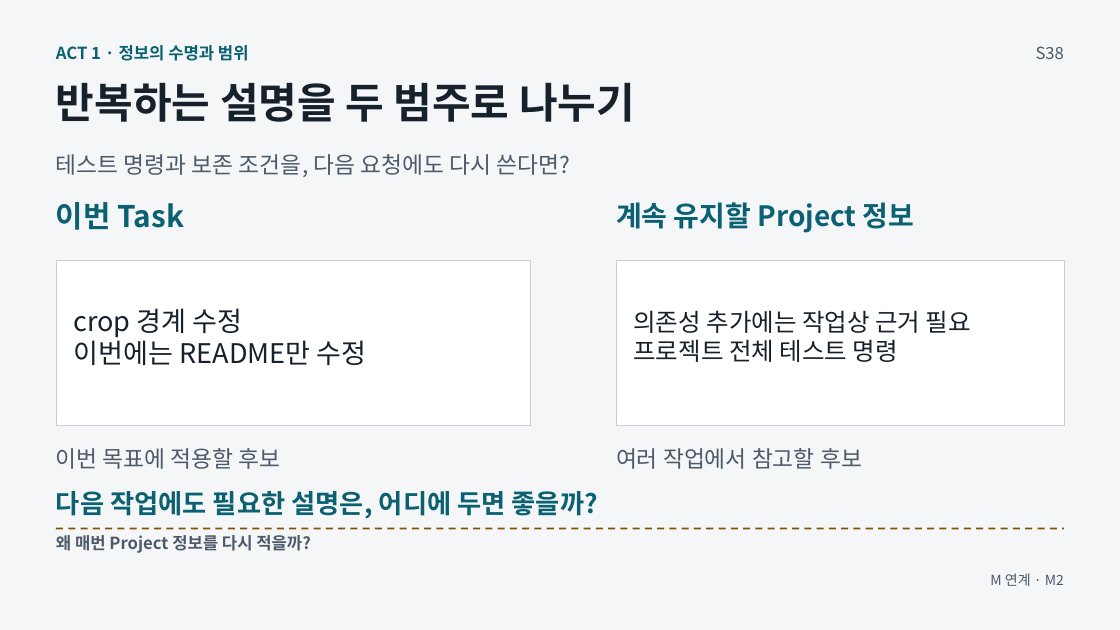
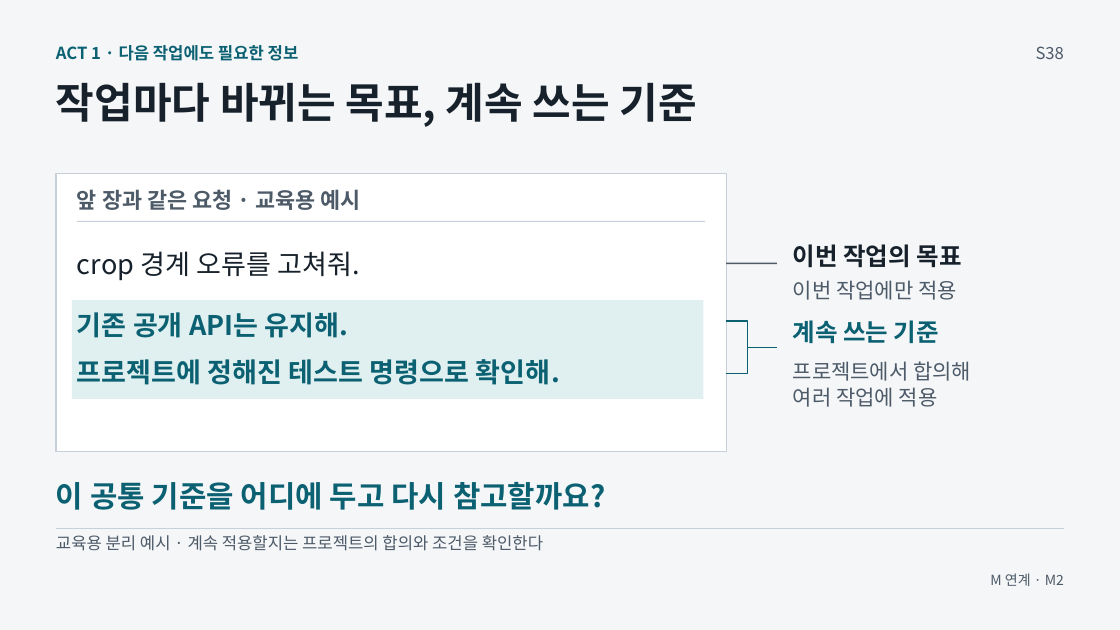
Before and after one commit to GideokKim/ai-dev-training, a slide deck: slide 24 of production/ACT_1.pptx. Drawn at 1120x630 pixels with LibreOffice and Linux fonts; fonts in the diff are those of the drawing. Boxes give left, top, right and bottom in pixels: in the first picture for what was removed or moved away, otherwise in the second. Text is boxed around its words. In the diff, an @@ line names an element or a change of style, - is before the commit and + after.

```diff
--- a/production/ACT_1.pptx
+++ b/production/ACT_1.pptx
@@ text at bbox=[56, 45, 299, 61]: text changed @@
-ACT 1 · 정보의 수명과 범위
+ACT 1 · 다음 작업에도 필요한 정보
@@ text at bbox=[56, 82, 697, 127]: text changed @@
-반복하는 설명을 두 범주로 나누기
+작업마다 바뀌는 목표, 계속 쓰는 기준
@@ text removed at bbox=[56, 154, 571, 177] @@
-테스트 명령과 보존 조건을, 다음 요청에도 다시 쓴다면?
@@ rectangle added at bbox=[56, 173, 727, 451], fill #FFFFFF, outline #C7D0DA 1.13 pt @@
@@ text removed at bbox=[56, 202, 185, 230] @@
-이번 Task
@@ text added at bbox=[77, 189, 361, 210], 18.8 pt, text #4D5A68, bold @@
+앞 장과 같은 요청 · 교육용 예시
@@ text removed at bbox=[616, 202, 915, 233] @@
-계속 유지할 Project 정보
@@ line added from (77, 222) to (706, 222), #C7D0DA 0.75 pt @@
@@ text added at bbox=[77, 251, 360, 281], 23.2 pt, text #17212B @@
+crop 경계 오류를 고쳐줘.
@@ rectangle removed at bbox=[616, 260, 1064, 425] @@
@@ line added from (727, 264) to (777, 264), #4D5A68 1.13 pt @@
@@ text added at bbox=[793, 244, 962, 268], 21 pt, text #17212B, bold @@
+이번 작업의 목표
@@ text added at bbox=[793, 280, 957, 300], 18 pt, text #4D5A68 @@
+이번 작업에만 적용
@@ rectangle: place and size @@
-rectangle at bbox=[56, 260, 531, 425]
+rectangle at bbox=[71, 300, 703, 399]
@@ rectangle at bbox=[71, 300, 703, 399]: fill #FFFFFF to #E0EFF0; outline #C7D0DA 0.75 pt to none @@
@@ text removed at bbox=[73, 308, 367, 365] @@
-crop 경계 수정
-이번에는 README만 수정
@@ text added at bbox=[77, 312, 349, 338], 23.2 pt, text #0B6172, bold @@
+기존 공개 API는 유지해.
@@ text removed at bbox=[633, 310, 971, 362] @@
-의존성 추가에는 작업상 근거 필요
-프로젝트 전체 테스트 명령
@@ freeform shape added at bbox=[727, 321, 777, 373], outline #0B6172 1.13 pt @@
@@ text added at bbox=[793, 320, 939, 343], 21 pt, text #0B6172, bold @@
+계속 쓰는 기준
@@ text added at bbox=[77, 359, 561, 385], 23.2 pt, text #0B6172, bold @@
+프로젝트에 정해진 테스트 명령으로 확인해.
@@ text added at bbox=[793, 361, 971, 407], 18 pt, text #4D5A68 @@
+프로젝트에서 합의해
+여러 작업에 적용
@@ text removed at bbox=[56, 448, 281, 469] @@
-이번 목표에 적용할 후보
@@ text removed at bbox=[616, 448, 862, 469] @@
-여러 작업에서 참고할 후보
@@ text at bbox=[56, 482, 606, 510]: text changed; size 22.5 to 25.5 pt @@
-다음 작업에도 필요한 설명은, 어디에 두면 좋을까?
+이 공통 기준을 어디에 두고 다시 참고할까요?
@@ line (56, 528) - (1065, 528): stroke #805400 1.5 pt dashed to #C7D0DA 0.75 pt @@
@@ text at bbox=[56, 535, 543, 551]: text changed; bold off @@
-왜 매번 Project 정보를 다시 적을까?
+교육용 분리 예시 · 계속 적용할지는 프로젝트의 합의와 조건을 확인한다
```
Also in this commit, not shown: 1 other slide changed, 32 other files.
